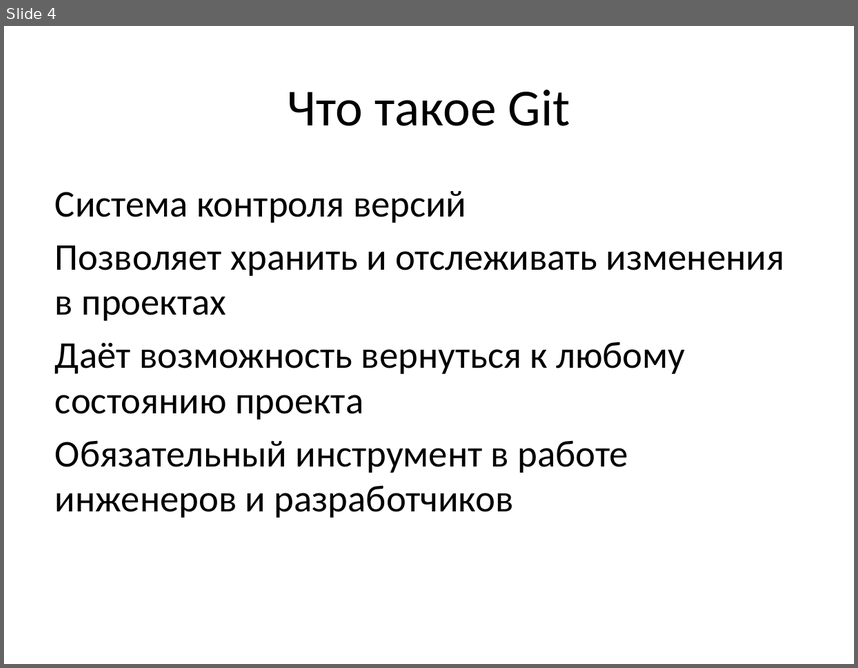
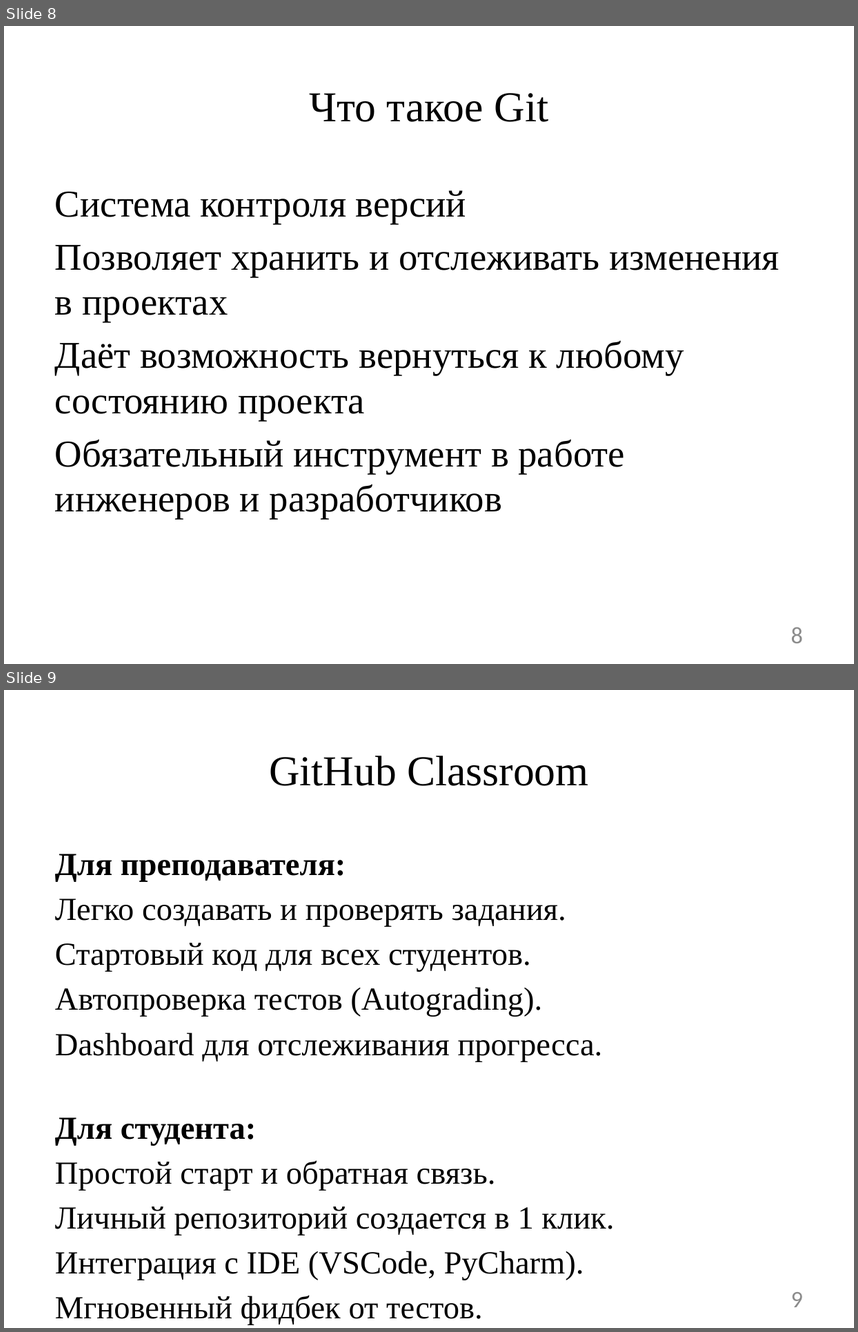
Before and after one commit to DaniilTropin11/IT-Support-Labs, a slide deck: lectures/Первая_лекция_GitHub_Classroom.pptx. Shown one above the other, each under a label of ours: slide 4 before the commit, slides 8 and 9 after it. The pictures are 858x668 and 858x1332 pixels, drawn with LibreOffice and Linux fonts; fonts in the diff are those of the drawing. Boxes give left, top, right and bottom in pixels: in the first picture for what was removed or moved away, otherwise in the second. Text is boxed around its words. In the diff, an @@ line names an element or a change of style, - is before the commit and + after.

```diff
--- a/lectures/Первая_лекция_GitHub_Classroom.pptx
+++ b/lectures/Первая_лекция_GitHub_Classroom.pptx
@@ slide 9 added at box(4, 690, 854, 1328), background #FFFFFF @@
@@ title added at box(269, 756, 588, 786), 36 pt, text #000000 @@
+GitHub Classroom
@@ text added at box(55, 854, 614, 1280), 27.2 pt, text #000000 @@
+Для преподавателя:
+Легко создавать и проверять задания.
+Стартовый код для всех студентов.
+Автопроверка тестов (Autograding).
+Dashboard для отслеживания прогресса.
+Для студента:
+Простой старт и обратная связь.
+Личный репозиторий создается в 1 клик.
+Интеграция с IDE (VSCode, PyCharm).
+Мгновенный фидбек от тестов.
@@ page number added at box(791, 1292, 803, 1307), 20 pt, text #8C8C8C @@
+9
@@ what was slide 4 is now slide 8 @@
@@ slide 8 changed as well @@
@@ title "Что такое Git" at box(309, 93, 549, 122): size 44 to 36 pt, font Calibri to Times New Roman @@
@@ text "Система контроля версий" at box(55, 190, 779, 519): font Calibri to Times New Roman @@
@@ page number added at box(791, 626, 803, 643), 20 pt, text #8C8C8C @@
+8
```
Also in this commit, not shown: 6 other slides changed, 4 other slides added, 4 slides removed.
